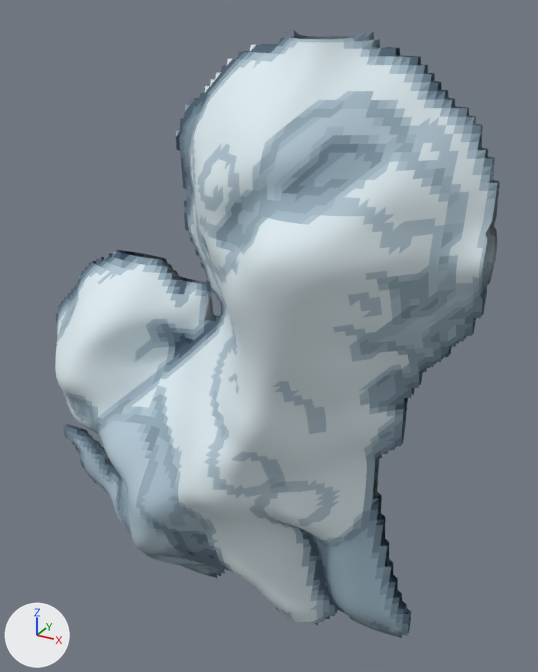
Two versions of the glTF model phaser-game/public/assets/models3d/onnuriarcanine.glb, one commit apart.
Both versions are drawn from a camera (50 mm lens) standing at (526.0, -846.0, 906.0) and looking at (42.0, 35.0, 465.0). Arrows for +X, +Y and +Z are at lower left; the lights stay in place. The first picture is the older version. Vertices at exactly the same position are counted once.

Script lines for the objects in view, before the commit:
```python
me_onnuriarcanine = bpy.data.meshes.new('onnuriarcanine')
me_onnuriarcanine.from_pydata(...)  # 12266 vertices, 23576 faces; spans x -360.0..352.0, y -184.0..184.0, z 0.0..883.0
# faces by material slot: [1442, 3200, 2306, 3900, 1614, 678, 10402, 34]
me_onnuriarcanine.materials.append(mat_palette_2)  # blue #6b8292
me_onnuriarcanine.materials.append(mat_palette_3)  # greyish blue #94acb9
me_onnuriarcanine.materials.append(mat_palette_6)  # blue #a6bdca
me_onnuriarcanine.materials.append(mat_palette_0)  # pale blue #b4c9d5
me_onnuriarcanine.materials.append(mat_palette_8)  # greyish blue #8298a8
me_onnuriarcanine.materials.append(mat_palette_7)  # dark blue #4a6072
me_onnuriarcanine.materials.append(mat_palette_4)  # white #dfedf3
me_onnuriarcanine.materials.append(mat_palette_5)  # dark blue #2c4258
ob_onnuriarcanine = bpy.data.objects.new('onnuriarcanine', me_onnuriarcanine)
ob_onnuriarcanine.location = (0.0, 0.0, 0.0)
```
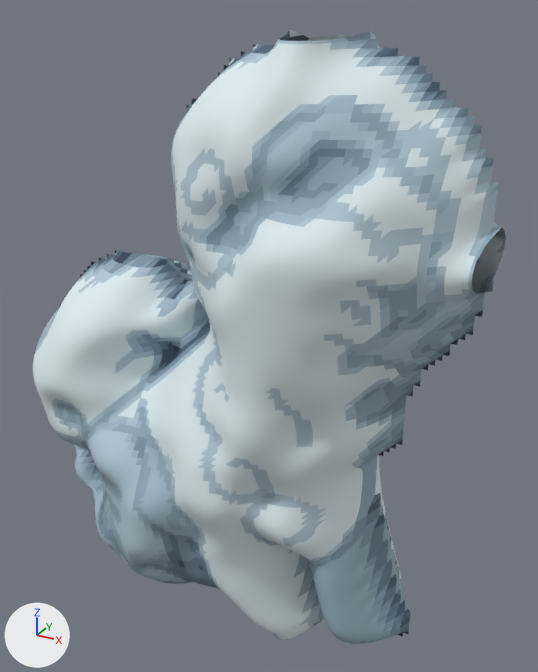
The edits, one by one:
me_onnuriarcanine is used by ob_onnuriarcanine; location (0.0, 0.0, 0.0).
me_onnuriarcanine had 12266 vertices, 23576 faces and spanned x -360.0..352.0, y -184.0..184.0, z 0.0..883.0.
me_onnuriarcanine now has 11775 vertices, 23453 faces and spans x -360.0..360.0, y -186.0..186.0, z 0.0..883.0.
me_onnuriarcanine part 1: the loose piece of 6133 vertices spanning x -360.0..352.0, y -184.0..-3.0, z 0.0..883.0 is rebuilt with 11775 vertices and now spans x -360.0..360.0, y -186.0..186.0, z 0.0..883.0.
me_onnuriarcanine part 2: the loose piece of 6133 vertices spanning x -360.0..352.0, y 3.0..184.0, z 0.0..883.0 is deleted.

Boxes [x1, y1, x2, y2] around the edits, measured in the pictures (538 x 672 px):
'onnuriarcanine', reshaped (6% wider): before [55, 30, 500, 638]; after [33, 30, 506, 644]
part 1 of me_onnuriarcanine, rebuilt (7% wider): before [55, 31, 498, 638]; after [33, 30, 506, 644]
part 2 of me_onnuriarcanine, deleted (mostly hidden): before [66, 30, 500, 633]
